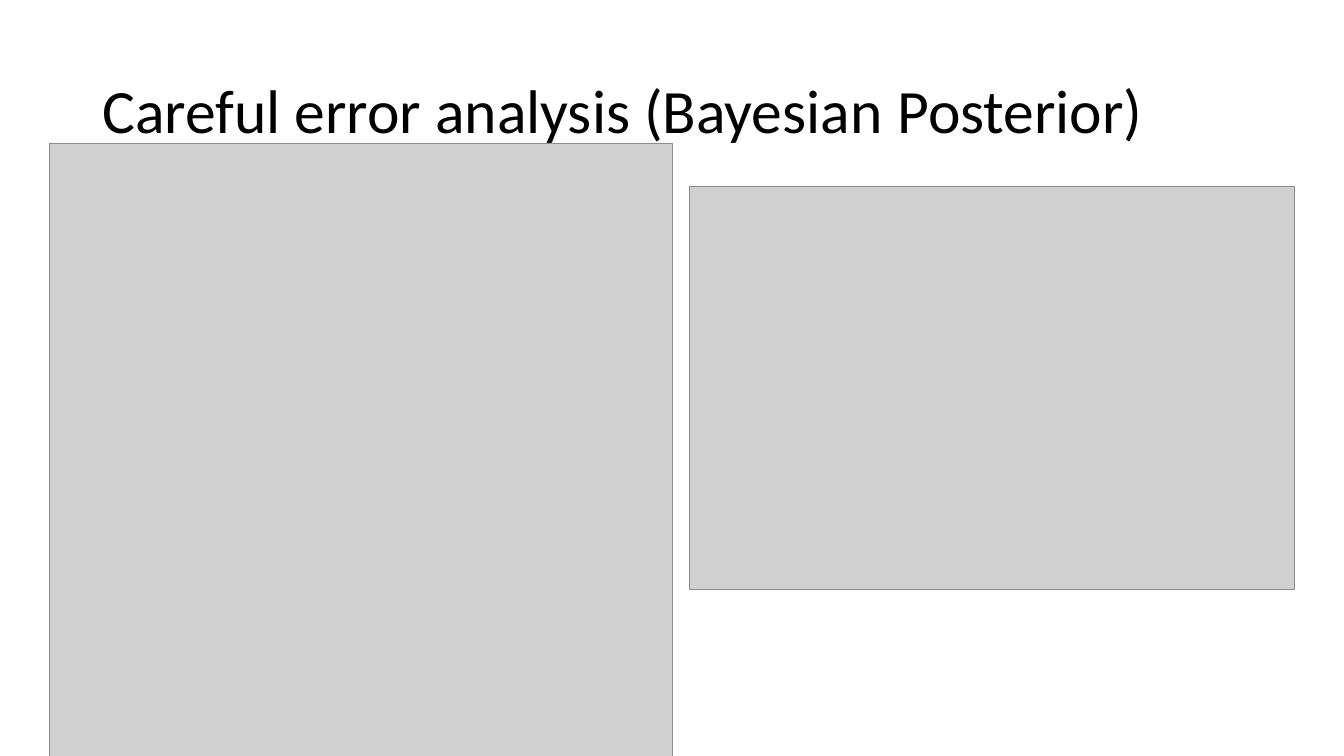
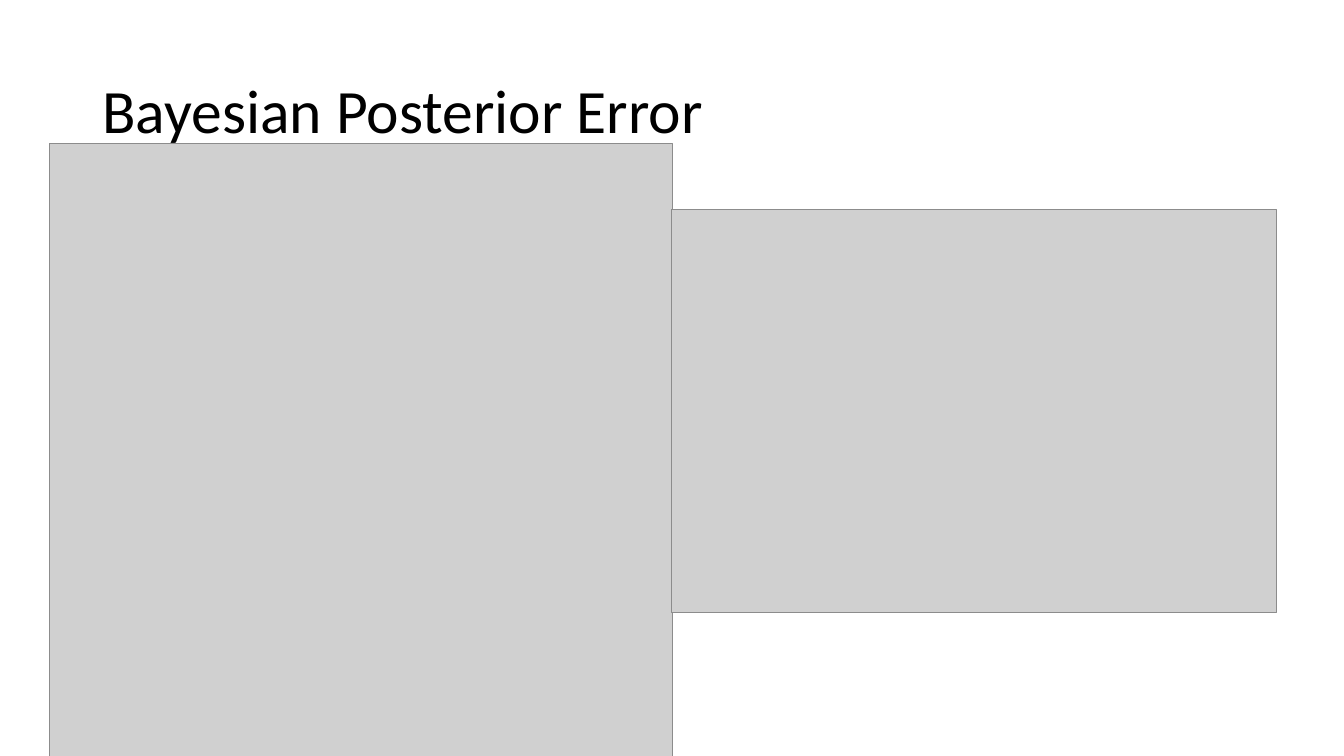
Before and after one commit to yubinhu/ParameterOptimization, a slide deck: slide 3 of simulation results.pptx. Drawn at 1344x756 pixels with LibreOffice and Linux fonts; fonts in the diff are those of the drawing; grey boxes stand for pictures. Boxes give left, top, right and bottom in pixels: in the first picture for what was removed or moved away, otherwise in the second. Text is boxed around its words. In the diff, an @@ line names an element or a change of style, - is before the commit and + after.

```diff
--- a/simulation results.pptx
+++ b/simulation results.pptx
@@ title at (102,90,703,148): text changed @@
-Careful error analysis (Bayesian Posterior)
+Bayesian Posterior Error
@@ picture: place and size @@
-picture at (690,187,1295,590)
+picture at (673,210,1277,613)
```
Also in this commit, not shown: 1 slide added, 5 other files.
